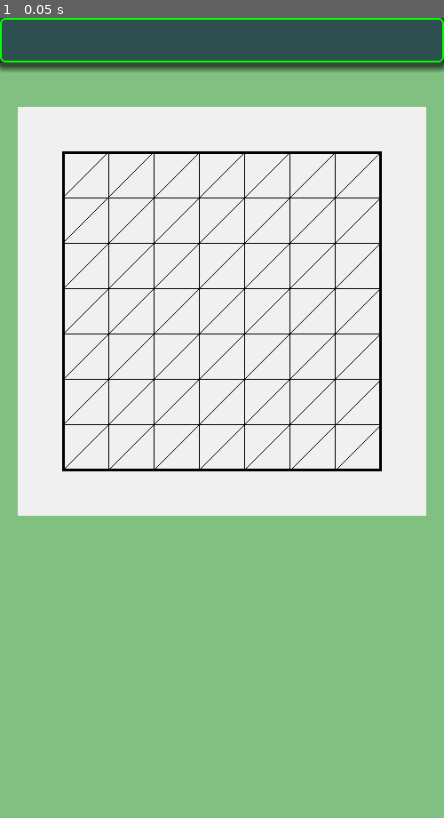
Above: before the commit, frame 1.
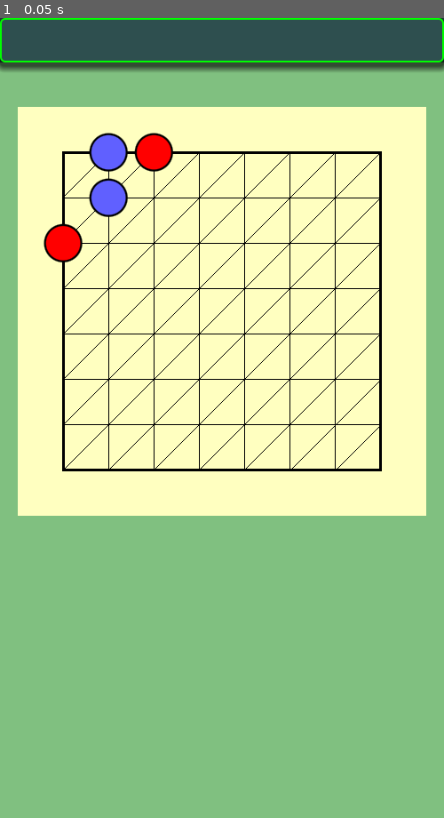
Above: after the commit, the same moment.

Repository: vivisuke/HexGame
Game: Godot game, scene res://main.tscn
Same seed, same stepped clock (60 frames per second), same inputs: the game is played once before the commit and once after it.
Inputs:
- Up to frame 1 (0.05 s): no input

The runs differ from the first frame. In frame 1, 45% of the frame differs, in the area x 4-96%, y 11-63%.

Commit message:
0008 ◎ C 01/21 01/22 0.001│ToDo│BoardRect：石表示関数

Diff:
--- a/hexgame/main.tscn
+++ b/hexgame/main.tscn
@@ -23,5 +23,5 @@
 offset_top = 100.0
 offset_right = 480.0
 offset_bottom = 560.0
-color = Color(0.941176, 0.941176, 0.941176, 1)
+color = Color(1, 1, 0.752941, 1)
 script = ExtResource("3_gwnx1")
--- a/hexgame/scripts/board_rect.gd
+++ b/hexgame/scripts/board_rect.gd
@@ -11,6 +11,12 @@
 	print("CELL_WD = ", CELL_WD)
 	pass # Replace with function body.
 
+func xyToPos(x, y):
+	return Vector2(X0+CELL_WD*x, Y0+CELL_WD*y)
+func draw_stone(x, y, b):
+	var col = Color("#6060ff") if b else Color("red")
+	draw_circle(xyToPos(x, y), CELL_WD*0.4, col)
+	draw_circle(xyToPos(x, y), CELL_WD*0.4, Color.BLACK, false, 1.0, true)
 func _draw():
 	draw_rect(Rect2(X0, Y0, GRID_WD, GRID_HT), Color.BLACK, false, 3.0)
 	for i in range(1, Board.BD_SIZE-1):
@@ -20,6 +26,10 @@
 		draw_line(Vector2(X0, t), Vector2(t, Y0), Color.BLACK)
 		draw_line(Vector2(t, Y0+GRID_HT), Vector2(X0+GRID_WD, t), Color.BLACK)
 	draw_line(Vector2(X0, Y0+GRID_HT), Vector2(X0+GRID_WD, Y0), Color.BLACK)
+	draw_stone(1, 0, true)
+	draw_stone(1, 1, true)
+	draw_stone(2, 0, false)
+	draw_stone(0, 2, false)
 	pass
 
 # Called every frame. 'delta' is the elapsed time since the previous frame.
Not shown, changed: HexGame.spr
